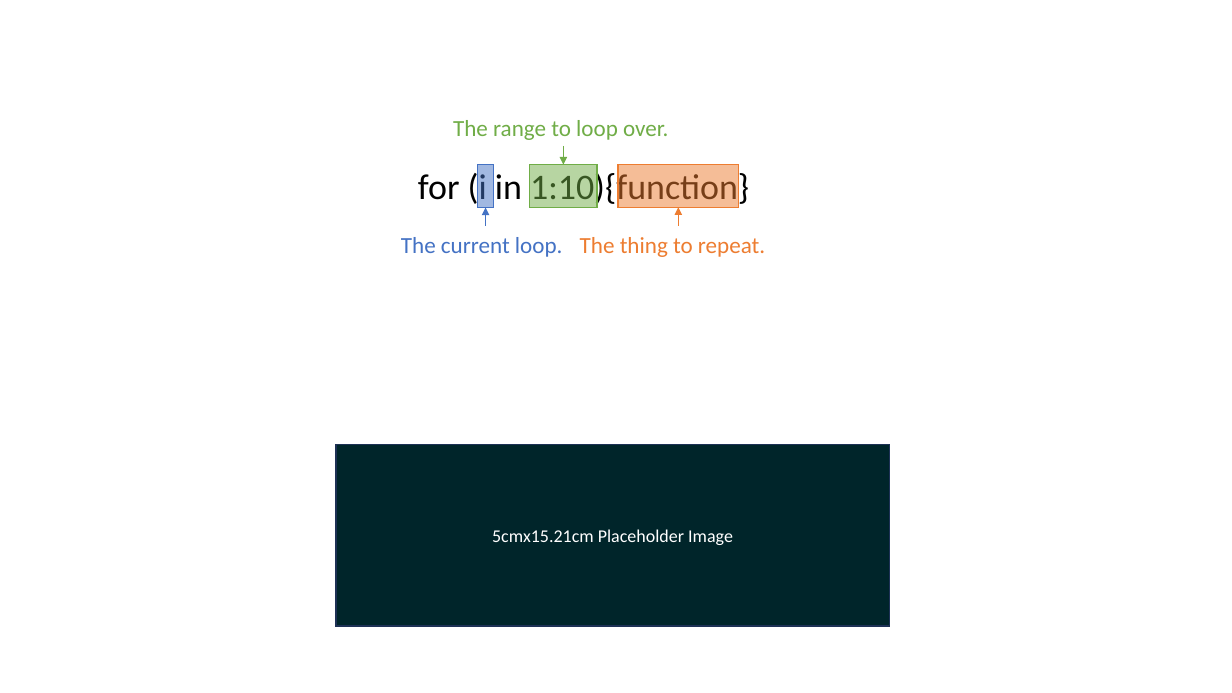
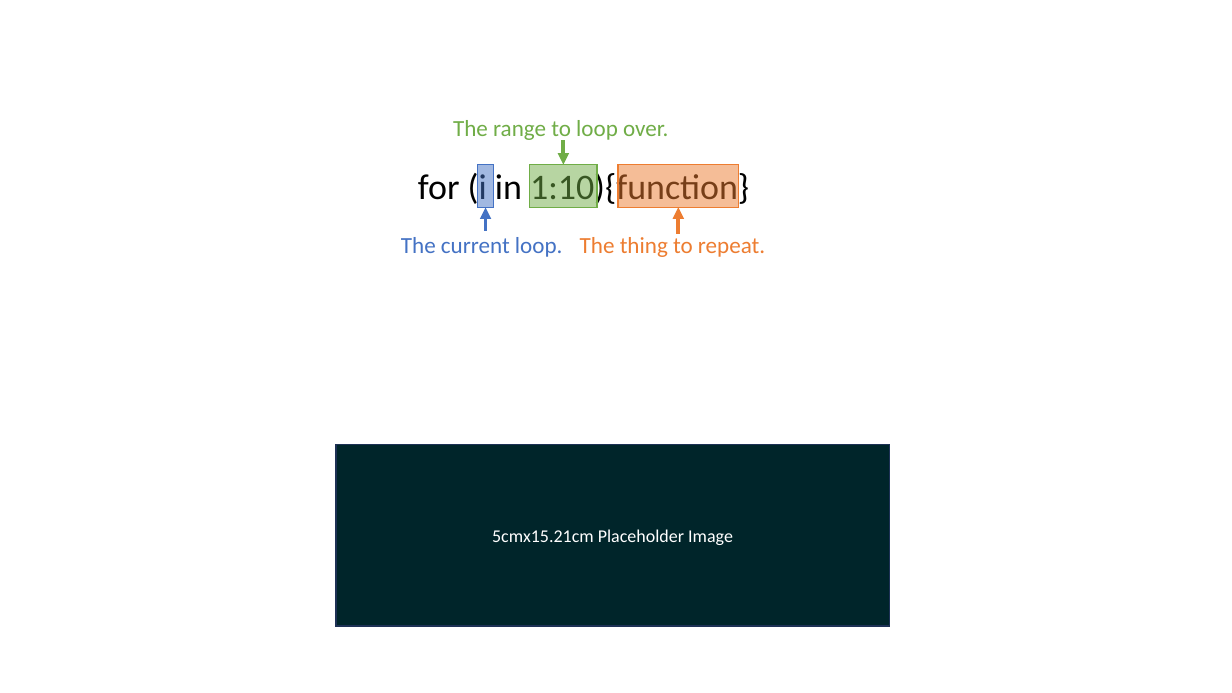
Before and after one commit to add-am/website, a slide deck: slide 4 of images/listing_images.pptx. Drawn at 1232x693 pixels with LibreOffice and Linux fonts; fonts in the diff are those of the drawing. Boxes give left, top, right and bottom in pixels: in the first picture for what was removed or moved away, otherwise in the second. Text is boxed around its words. In the diff, an @@ line names an element or a change of style, - is before the commit and + after.

```diff
--- a/images/listing_images.pptx
+++ b/images/listing_images.pptx
@@ arrow moved from (564, 146) - (564, 165) to (564, 140) - (564, 165) @@
@@ arrow (564, 140) - (564, 165): stroke #70AD47 0.5 pt to #70AD47 3 pt @@
@@ arrow moved from (486, 226) - (486, 207) to (486, 231) - (486, 207) @@
@@ arrow (486, 231) - (486, 207): stroke #4472C4 0.5 pt to #4472C4 3 pt @@
@@ arrow moved from (678, 226) - (678, 207) to (678, 234) - (678, 207) @@
@@ arrow (678, 234) - (678, 207): stroke #ED7D31 0.5 pt to #ED7D31 3 pt @@
```
Also in this commit, not shown: 19 other files.
